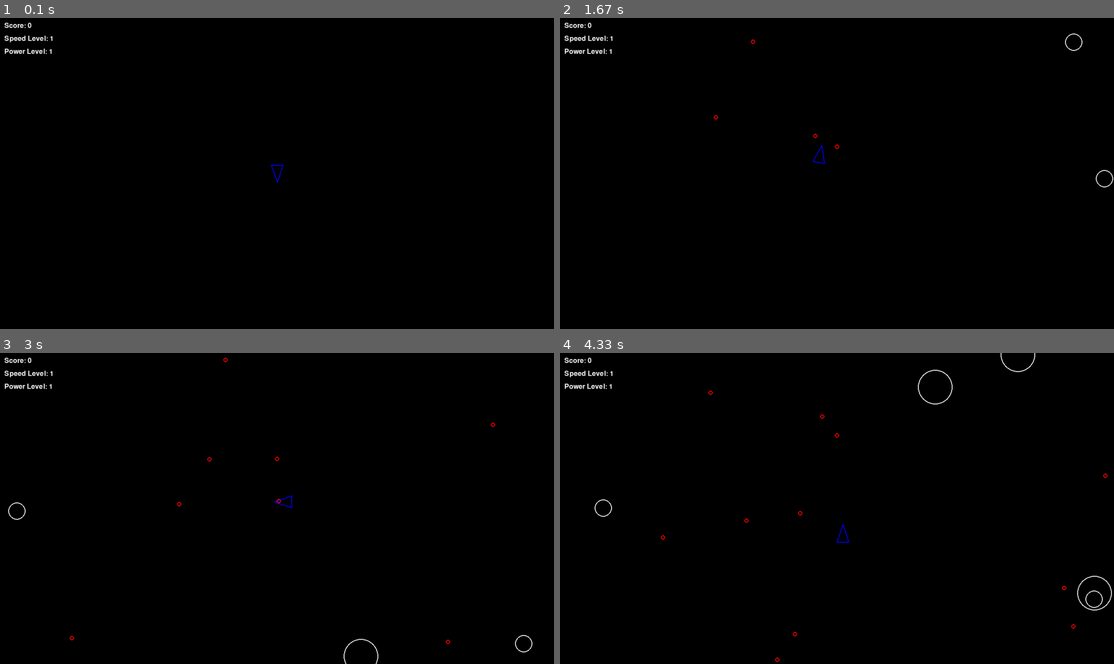
Above: before the commit, frames 1-4 (two rows, left to right).
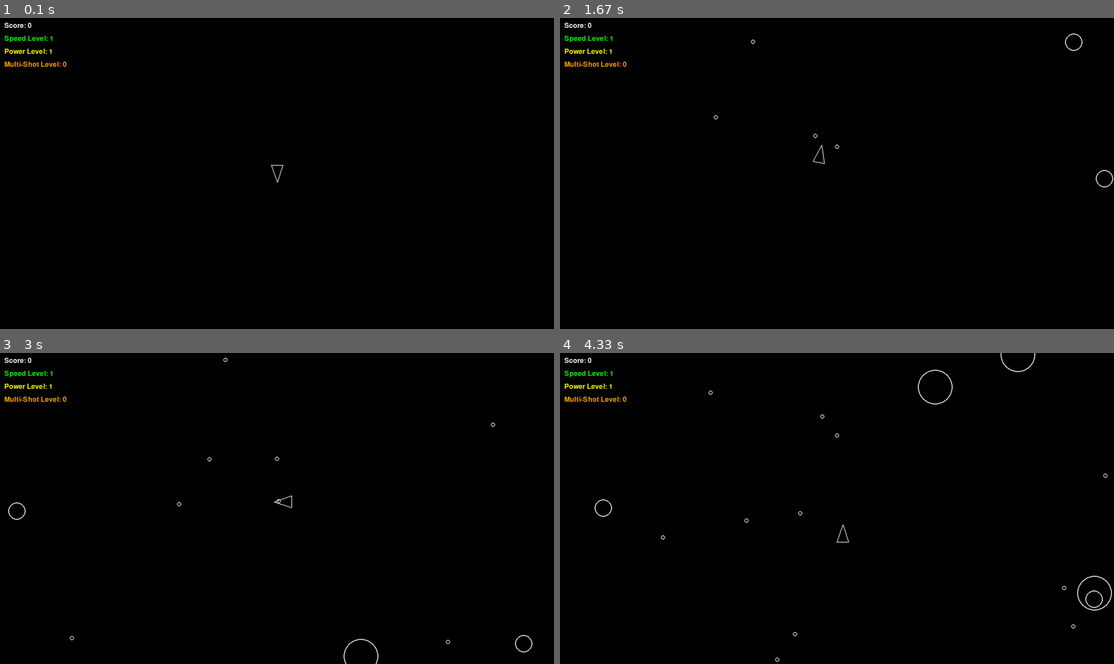
Above: after the commit, the same moments.

Repository: YoranSnaaijer/Pygame-Asteroids
Game: pygame game, started from main.py
Two runs of this game, one before a commit and one after it. Both use one fixed random seed, a clock stepped at 60 frames per second and the inputs below.
Inputs:
- Up to frame 1 (0.1 s): no input
- Up to frame 2 (1.67 s): tap Space at 0.33, 0.73, 1.03, 1.23, 1.57 s; hold D 0.67-1.13 s; hold W 1.17-1.47 s; hold D from 1.5 s (still down)
- Up to frame 3 (3 s): tap Space at 1.87, 2.07, 2.37, 2.63, 2.97 s; release D at 1.97 s; hold A 2-2.53 s; hold S 2.57-2.87 s; hold A from 2.9 s (still down)
- Up to frame 4 (4.33 s): tap Space at 3.27, 3.4, 3.8, 4.1 s; release A at 3.3 s; hold W 3.33-3.7 s; hold D from 3.73 s (still down)

The runs differ from the first frame. In frame 1, 0.3% of the frame differs, in the area x 0-52%, y 5-53%; in frame 2, 0.4%; in frame 3, 0.4%; in frame 4, 0.4%, in the area x 0-99%, y 5-100%.

Commit message:
Added multi-shot powerup and reworked color palette

Diff:
--- a/constants.py
+++ b/constants.py
@@ -1,15 +1,21 @@
 import pygame
-
+# Screen dimensions
 SCREEN_WIDTH = 1280
 SCREEN_HEIGHT = 720
+
+# Player constants
 PLAYER_RADIUS = 20
 LINE_WIDTH = 2
 PLAYER_TURN_SPEED = 300
 PLAYER_SPEED = 200
+
+# Asteroid constants
 ASTEROID_MIN_RADIUS = 20
 ASTEROID_KINDS = 3
 ASTEROID_SPAWN_RATE_SECONDS = 0.8
 ASTEROID_MAX_RADIUS = ASTEROID_MIN_RADIUS * ASTEROID_KINDS
+
+# Shot constants
 SHOT_RADIUS = 5
 PLAYER_SHOOT_SPEED = 500
 PLAYER_SHOOT_COOLDOWN_SECONDS = 0.3
@@ -21,6 +27,19 @@
 POWERUP_FIRE_RATE_UPGRADE = 0.8  # 20% faster firing (multiply cooldown by 0.8)
 POWERUP_INVINCIBILITY_DURATION = 5.0
 POWERUP_RAPID_FIRE_DURATION = 10.0
+POWERUP_MULTISHOT_SPAWN_CHANCE = 0.5  # chance to spawn multi-shot power-up
+POWERUP_MULTI_SHOT_DURATION = 15.0
+POWERUP_MULTI_SHOT_INITIAL_BULLETS = 2
+POWERUP_MULTI_SHOT_MAX_BULLETS = 10
+POWERUP_MULTI_SHOT_BASE_SPREAD = 20  # degrees
+POWERUP_MULTI_SHOT_SPREAD_INCREMENT = 10  # degrees per level
+
+# Power-up colors
+POWERUP_SPEED_COLOR = (0, 255, 0)  # Green
+POWERUP_FIRE_RATE_COLOR = (255, 255, 0)  # Yellow
+POWERUP_INVINCIBILITY_COLOR = (0, 0, 255)  # Light blue
+POWERUP_RAPID_FIRE_COLOR = (0, 255, 255)  # Cyan
+POWERUP_MULTI_SHOT_COLOR = (255, 165, 0)  # Orange
 
 # Control mappings for different keyboard layouts
 QWERTY_CONTROLS = {
--- a/main.py
+++ b/main.py
@@ -1,7 +1,7 @@
 import argparse
 import pygame
 import sys
-from constants import SCREEN_WIDTH, SCREEN_HEIGHT, QWERTY_CONTROLS, COLEMAK_CONTROLS
+from constants import SCREEN_WIDTH, SCREEN_HEIGHT, QWERTY_CONTROLS, COLEMAK_CONTROLS, POWERUP_SPEED_COLOR, POWERUP_FIRE_RATE_COLOR, POWERUP_INVINCIBILITY_COLOR, POWERUP_RAPID_FIRE_COLOR, POWERUP_MULTI_SHOT_COLOR
 from logger import log_state, log_event
 from player import Player
 from asteroidfield import AsteroidField, Asteroid
@@ -70,22 +70,32 @@
         # Display power-up levels
         y_offset = 40
         speed_text = f"Speed Level: {player.speed_level}"
-        if player.invincibility_timer > 0:
-            speed_text += f" (Invincible: {player.invincibility_timer:.1f}s)"
-        speed_display = font.render(speed_text, True, (255, 255, 255))
+        speed_display = font.render(speed_text, True, POWERUP_SPEED_COLOR)
         screen.blit(speed_display, (10, y_offset))
         y_offset += 30
         power_text = f"Power Level: {player.power_level}"
+        power_display = font.render(power_text, True, POWERUP_FIRE_RATE_COLOR)
+        screen.blit(power_display, (10, y_offset))
+        y_offset += 30
+        multi_shot_text = f"Multi-Shot Level: {player.multi_shot_level}"
+        multi_shot_display = font.render(multi_shot_text, True, POWERUP_MULTI_SHOT_COLOR)
+        screen.blit(multi_shot_display, (10, y_offset))
+        y_offset += 30
+        if player.invincibility_timer > 0:
+            invincibility_text = f"Invincible: {player.invincibility_timer:.1f}s"
+            invincibility_display = font.render(invincibility_text, True, POWERUP_INVINCIBILITY_COLOR)
+            screen.blit(invincibility_display, (10, y_offset))
+            y_offset += 30
         if player.rapid_fire_timer > 0:
-            power_text += f" (Rapid Fire: {player.rapid_fire_timer:.1f}s)"
-        power_display = font.render(power_text, True, (255, 255, 255))
-        screen.blit(power_display, (10, y_offset))
+            rapid_fire_text = f"Rapid Fire: {player.rapid_fire_timer:.1f}s"
+            rapid_fire_display = font.render(rapid_fire_text, True, POWERUP_RAPID_FIRE_COLOR)
+            screen.blit(rapid_fire_display, (10, y_offset))
 
         # Collision detection
         for asteroid in asteroids:
             if player.collides_with(asteroid) and not player.is_invincible():
                 log_event("player_hit")
-                print(f"Game over! Final score: {score}, Speed Level: {player.speed_level}, Power Level: {player.power_level}")
+                print(f"Game over! Final score: {score}, Speed Level: {player.speed_level}, Power Level: {player.power_level}, Multi-Shot Level: {player.multi_shot_level}")
                 sys.exit()
             for shot in shots:
                 if shot.collides_with(asteroid):
--- a/player.py
+++ b/player.py
@@ -1,6 +1,6 @@
 import pygame
 from circleshape import CircleShape
-from constants import PLAYER_RADIUS, LINE_WIDTH, PLAYER_TURN_SPEED, PLAYER_SPEED, PLAYER_SHOOT_SPEED, PLAYER_SHOOT_COOLDOWN_SECONDS, SCREEN_WIDTH, SCREEN_HEIGHT, POWERUP_SPEED_UPGRADE, POWERUP_FIRE_RATE_UPGRADE, POWERUP_INVINCIBILITY_DURATION, POWERUP_RAPID_FIRE_DURATION
+from constants import *
 from shot import Shot
 
 class Player(CircleShape):
@@ -17,6 +17,7 @@
         # Power-up levels
         self.speed_level = 1
         self.power_level = 1
+        self.multi_shot_level = 0
 
     def triangle(self):
         forward = pygame.Vector2(0, 1).rotate(self.rotation)
@@ -42,9 +43,23 @@
         if self.cooldown > 0:
             return
         self.cooldown = effective_cooldown
-        shot = Shot(self.position.x, self.position.y)
-        direction = pygame.Vector2(0, 1).rotate(self.rotation)
-        shot.velocity = direction * PLAYER_SHOOT_SPEED
+
+        if self.multi_shot_level > 0:
+            # Multi-shot: fire multiple bullets in a cone
+            num_bullets = min(POWERUP_MULTI_SHOT_INITIAL_BULLETS + (self.multi_shot_level - 1) * 2, POWERUP_MULTI_SHOT_MAX_BULLETS)
+            total_spread = POWERUP_MULTI_SHOT_BASE_SPREAD + (self.multi_shot_level - 1) * POWERUP_MULTI_SHOT_SPREAD_INCREMENT
+            angle_step = total_spread / (num_bullets - 1) if num_bullets > 1 else 0
+            start_angle = self.rotation - total_spread / 2
+
+            for i in range(num_bullets):
+                shot = Shot(self.position.x, self.position.y)
+                direction = pygame.Vector2(0, 1).rotate(start_angle + i * angle_step)
+                shot.velocity = direction * PLAYER_SHOOT_SPEED
+        else:
+            # Single shot
+            shot = Shot(self.position.x, self.position.y)
+            direction = pygame.Vector2(0, 1).rotate(self.rotation)
+            shot.velocity = direction * PLAYER_SHOOT_SPEED
 
     def apply_powerup(self, powerup_type):
         if powerup_type == "speed_upgrade":
@@ -60,11 +75,13 @@
         return self.invincibility_timer > 0
 
     def draw(self, screen):
-        color = "blue"
+        color = "grey"
         if self.is_invincible():
-            color = "yellow"  # Glow when invincible
+            color = POWERUP_INVINCIBILITY_COLOR  # Light blue glow when invincible
         elif self.rapid_fire_timer > 0:
-            color = "cyan"  # Glow when rapid fire
+            color = POWERUP_RAPID_FIRE_COLOR  # Cyan glow when rapid fire
+        elif self.multi_shot_level > 0:
+            color = POWERUP_MULTI_SHOT_COLOR  # Orange glow when multi-shot
         pygame.draw.polygon(screen, color, self.triangle(), LINE_WIDTH)
 
     def update(self, dt):
@@ -105,6 +122,8 @@
             self.invincibility_timer = POWERUP_INVINCIBILITY_DURATION
         elif powerup_type == "rapid_fire":
             self.rapid_fire_timer = POWERUP_RAPID_FIRE_DURATION
+        elif powerup_type == "multi_shot":
+            self.multi_shot_level = min(self.multi_shot_level + 1, POWERUP_MULTI_SHOT_MAX_BULLETS // 2 + 1)  # max level based on bullets
 
     def is_invincible(self):
         return self.invincibility_timer > 0
--- a/powerup.py
+++ b/powerup.py
@@ -9,13 +9,15 @@
         self.powerup_type = powerup_type
         # Set color based on type
         if powerup_type == "speed_upgrade":
-            self.color = (0, 255, 0)  # Green
+            self.color = POWERUP_SPEED_COLOR
         elif powerup_type == "fire_rate_upgrade":
-            self.color = (255, 255, 0)  # Yellow
+            self.color = POWERUP_FIRE_RATE_COLOR
         elif powerup_type == "invincibility":
-            self.color = (255, 0, 255)  # Magenta
+            self.color = POWERUP_INVINCIBILITY_COLOR
         elif powerup_type == "rapid_fire":
-            self.color = (0, 255, 255)  # Cyan
+            self.color = POWERUP_RAPID_FIRE_COLOR
+        elif powerup_type == "multi_shot":
+            self.color = POWERUP_MULTI_SHOT_COLOR
         else:
             self.color = (255, 255, 255)  # White
 
--- a/powerupfield.py
+++ b/powerupfield.py
@@ -9,9 +9,10 @@
         self.spawn_timer = 0.0
 
     def spawn(self, position):
-        # Randomly choose power-up type
-        powerup_types = ["speed_upgrade", "fire_rate_upgrade", "invincibility", "rapid_fire"]
-        powerup_type = random.choice(powerup_types)
+        # Randomly choose power-up type with weights for rarity
+        powerup_types = ["speed_upgrade", "fire_rate_upgrade", "invincibility", "rapid_fire", "multi_shot"]
+        weights = [1, 1, 1, 1, POWERUP_MULTISHOT_SPAWN_CHANCE]  # multi_shot is half as likely
+        powerup_type = random.choices(powerup_types, weights=weights)[0]
         powerup = PowerUp(position.x, position.y, powerup_type)
 
     def update(self, dt):
--- a/shot.py
+++ b/shot.py
@@ -7,7 +7,7 @@
         super().__init__(x, y, SHOT_RADIUS)
 
     def draw(self, screen):
-        pygame.draw.circle(screen, "red", self.position , self.radius, LINE_WIDTH)
+        pygame.draw.circle(screen, "grey", self.position , self.radius, LINE_WIDTH)
 
     def update(self, dt):
         self.position += self.velocity * dt
